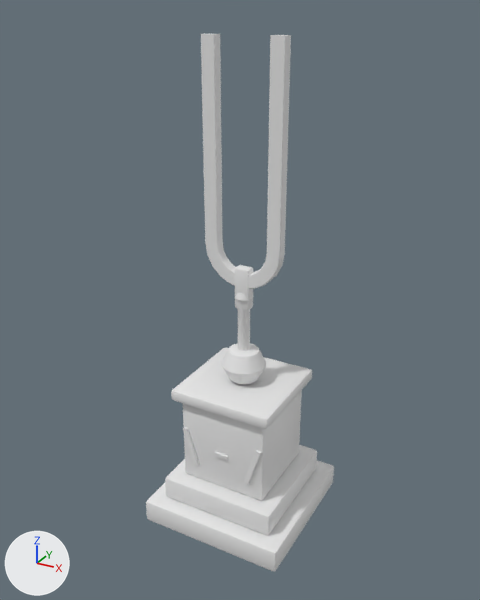
The glTF model wings/aria/models/fork_statue.glb: old version first, new version second.
The view is the same before and after, from a camera (50 mm lens) standing at (2.74, -5.05, 4.9) and looking at (-0.03, -0.02, 2.38). Arrows for +X, +Y and +Z are at lower left; the lights stay in place. The picture after the commit comes second. Vertices at exactly the same position are counted once.

The scene before the commit, as lines of its bpy script (objects in view):
```python
me_fork_statue = bpy.data.meshes.new('fork_statue')
me_fork_statue.from_pydata(...)  # 518 vertices, 992 faces; spans x -0.75..0.75, y -0.75..0.75, z 0.0..4.7
# faces by material slot: [324, 108, 156, 404]
me_fork_statue.materials.append(mat_marble_teal)  # white #e7e7e7
me_fork_statue.materials.append(mat_marble_ivory)  # white #e7e7e7
me_fork_statue.materials.append(mat_gilt)  # white #e7e7e7
me_fork_statue.materials.append(mat_verdigris)  # white #e7e7e7
ob_fork_statue = bpy.data.objects.new('fork_statue', me_fork_statue)
ob_fork_statue.location = (0.0, 0.0, 0.0)
```
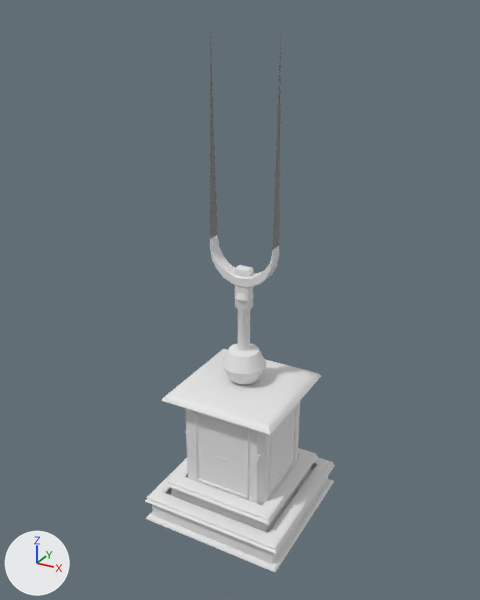
Pixel boxes (x1, y1, x2, y2) of what changed, in the pictures (480 x 600 px; the box of a moved part takes in the faces that stretch with it):
'fork_statue', reshaped
    before: (146, 34, 334, 571)
    after: (145, 32, 335, 572)
part 1 of me_fork_statue, moved or reshaped
    before: (165, 445, 317, 535)
    after: (172, 455, 311, 532)
part 2 of me_fork_statue, moved or reshaped
    before: (183, 390, 302, 500)
    after: (195, 364, 290, 405)
part 3 of me_fork_statue, moved or reshaped (not visible afterwards)
    before: (171, 347, 312, 429)
part 4 of me_fork_statue, added
    after: (269, 461, 295, 494)
part 5 of me_fork_statue, added
    after: (194, 411, 248, 430)
part 6 of me_fork_statue, added
    after: (196, 478, 249, 498)
part 7 of me_fork_statue, moved or reshaped
    before: (183, 427, 199, 465)
    after: (185, 430, 201, 469)
part 8 of me_fork_statue, moved or reshaped
    before: (244, 450, 261, 484)
    after: (244, 454, 261, 485)
part 9 of me_fork_statue, moved or reshaped
    before: (214, 451, 228, 460)
    after: (215, 455, 228, 463)
part 10 of me_fork_statue, rebuilt (21% narrower)
    before: (201, 34, 291, 289)
    after: (210, 32, 281, 288)
part 11 of me_fork_statue, reshaped
    before: (146, 460, 334, 571)
    after: (145, 349, 335, 572)

The change, as a diff of the scene's bpy script:
```diff
--- a/wings/aria/models/fork_statue.glb.py
+++ b/wings/aria/models/fork_statue.glb.py
@@ me_fork_statue @@
 # used by ob_fork_statue; location = (0.0, 0.0, 0.0)
-me_fork_statue.from_pydata(...)  # 518 vertices, 992 faces; spans x -0.75..0.75, y -0.75..0.75, z 0.0..4.7
+me_fork_statue.from_pydata(...)  # 1486 vertices, 2838 faces; spans x -0.75..0.75, y -0.75..0.75, z 0.0..4.75
+# me_fork_statue part 1: the loose piece of 56 vertices spanning x -0.6..0.6, y -0.6..0.6, z 0.25..0.5 is scaled about its middle by (0.934, 0.934, 0.685), then moved by (0.0, 0.0, -0.06)
+# me_fork_statue part 2: the loose piece of 56 vertices spanning x -0.45..0.45, y -0.45..0.45, z 0.5..1.4 is scaled about its middle by (0.818, 0.818, 0.126), then moved by (0.0, 0.0, 0.51), in mat_marble_teal (white #e7e7e7)
+# me_fork_statue part 3: the loose piece of 56 vertices spanning x -0.52..0.52, y -0.52..0.52, z 1.4..1.52 is scaled about its middle by (0.0259, 0.589, 0.21), then moved by (0.45, 0.0, -0.16), in mat_gilt (white #e7e7e7)
+# me_fork_statue part 4: the loose piece of 56 vertices spanning x -0.6..0.6, y -0.6..0.6, z 0.25..0.5 is copied, and the copy is scaled about its middle by (0.0226, 0.513, 0.0857), then moved by (0.45, 0.0, 0.12), in mat_gilt (white #e7e7e7); it spans x 0.43..0.46, y -0.3..0.3, z 0.49..0.51
+# me_fork_statue part 5: the loose piece of 56 vertices spanning x -0.52..0.52, y -0.52..0.52, z 1.4..1.52 is copied, and the copy is scaled about its middle by (0.589, 0.0259, 0.21), then moved by (0.0, -0.45, -0.16), in mat_gilt (white #e7e7e7); it spans x -0.3..0.3, y -0.46..-0.43, z 1.29..1.31
+# me_fork_statue part 6: the loose piece of 56 vertices spanning x -0.75..0.75, y -0.75..0.75, z 0.0..0.25 is copied, and the copy is scaled about its middle by (0.408, 0.018, 0.0857), then moved by (0.0, -0.45, 0.37), in mat_gilt (white #e7e7e7); it spans x -0.3..0.3, y -0.46..-0.43, z 0.49..0.51
+# me_fork_statue part 7: the loose piece of 8 vertices spanning x -0.43..-0.26, y -0.47..-0.45, z 0.68..1.1 is moved by (0.01, 0.02, -0.05)
+# me_fork_statue part 8: the loose piece of 8 vertices spanning x 0.26..0.43, y -0.47..-0.45, z 0.68..1.1 is moved by (-0.01, 0.02, -0.05)
+# me_fork_statue part 9: the loose piece of 8 vertices spanning x -0.07..0.07, y -0.47..-0.45, z 0.88..0.92 is moved by (0.0, 0.02, -0.05)
+# me_fork_statue part 10: the loose piece of 104 vertices spanning x -0.39..0.39, y -0.05..0.05, z 2.51..4.7 is rebuilt with 96 vertices and now spans x -0.32..0.32, y -0.07..0.07, z 2.53..4.75
+# me_fork_statue part 11: 52 vertices removed from x -0.75..0.75, y -0.75..0.75, z 0.01..0.25; 636 vertices added at x -0.75..0.75, y -0.75..0.75, z 0.0..1.52
+# other edits to the shape of me_fork_statue do not show in these pictures
 me_fork_statue.materials.append(mat_marble_teal)
```
